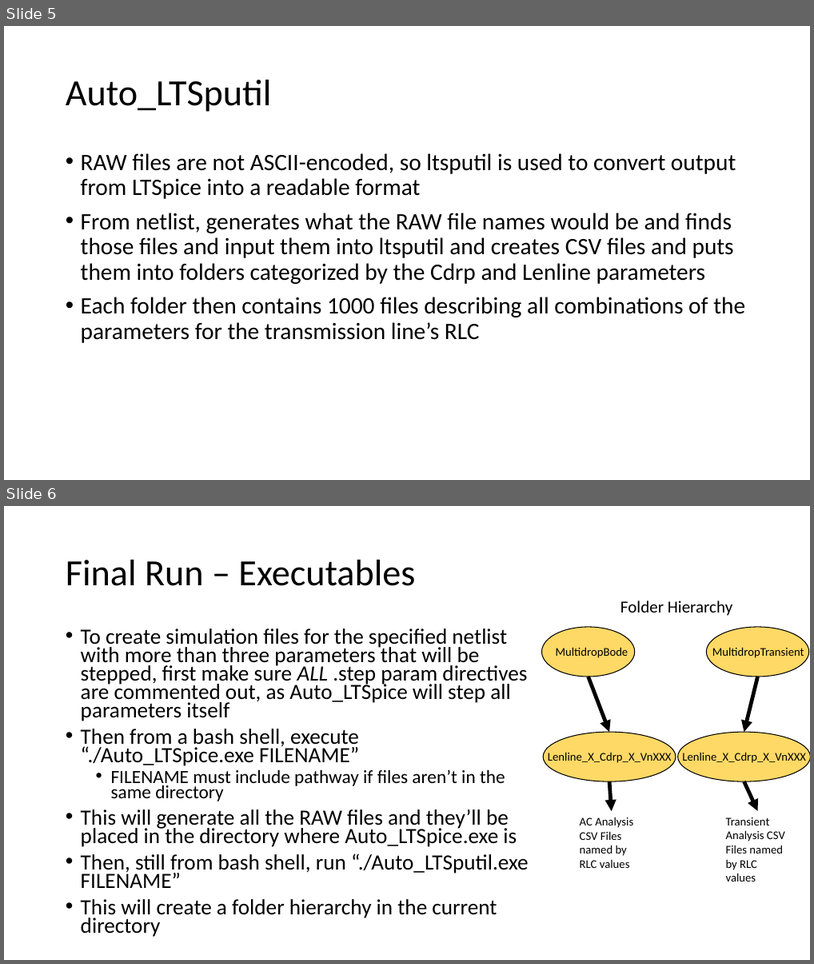
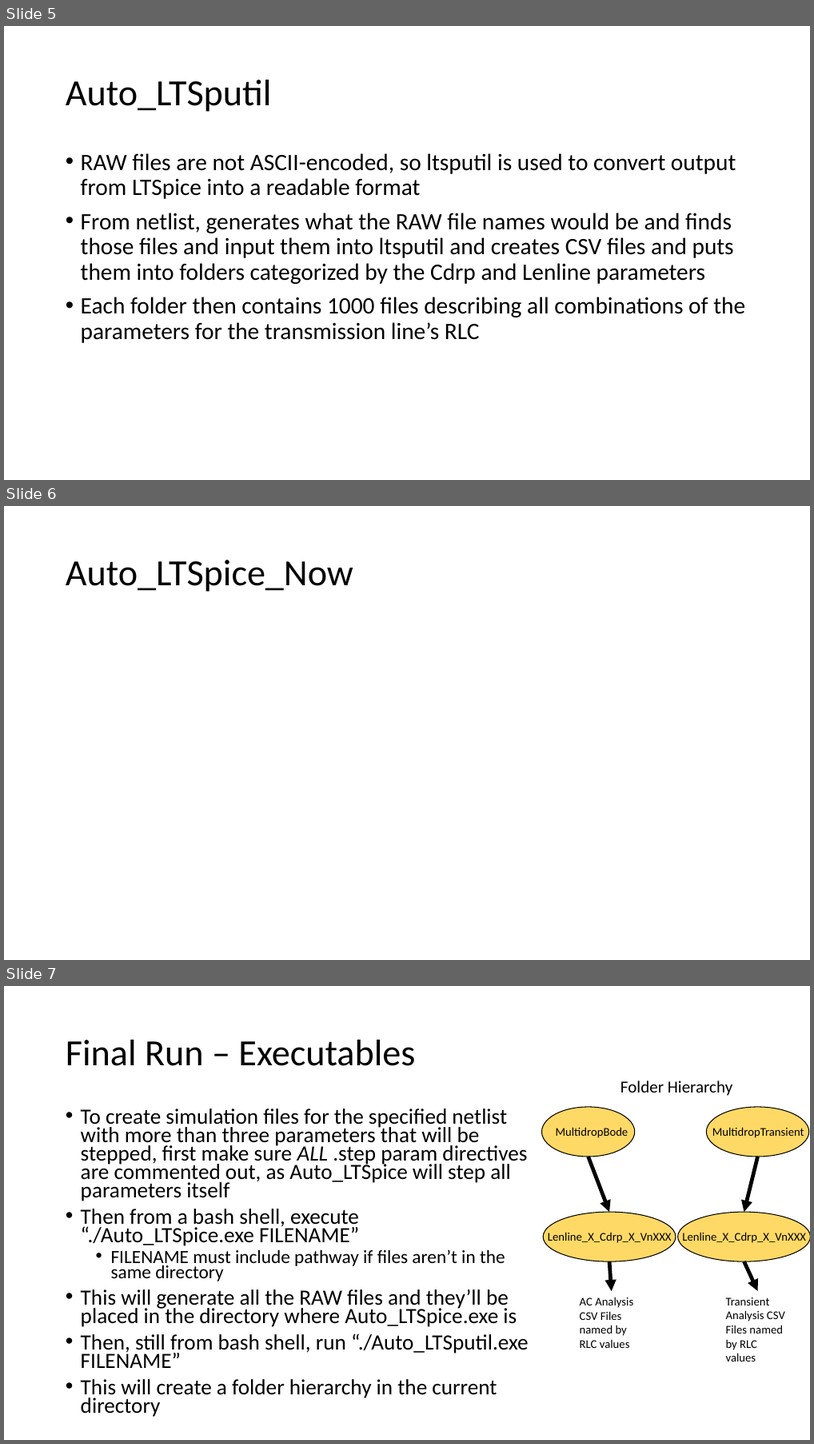
Before and after one commit to danrotsy/lossy, a slide deck: Transmission Lines.pptx. Shown one above the other, each under a label of ours: slides 5 and 6 before the commit, slides 5, 6 and 7 after it. The pictures are 814x964 and 814x1444 pixels, drawn with LibreOffice and Linux fonts; fonts in the diff are those of the drawing. Boxes give left, top, right and bottom in pixels: in the first picture for what was removed or moved away, otherwise in the second. Text is boxed around its words. In the diff, an @@ line names an element or a change of style, - is before the commit and + after.

```diff
--- a/Transmission Lines.pptx
+++ b/Transmission Lines.pptx
@@ slide 6 added at bbox=[4, 506, 810, 960], background #FFFFFF @@
@@ title added at bbox=[66, 560, 354, 592], 44 pt, text #000000 @@
+Auto_LTSpice_Now
@@ what was slide 6 is now slide 7 @@
```
Also in this commit, not shown: 1 slide changed, 5 other files.
